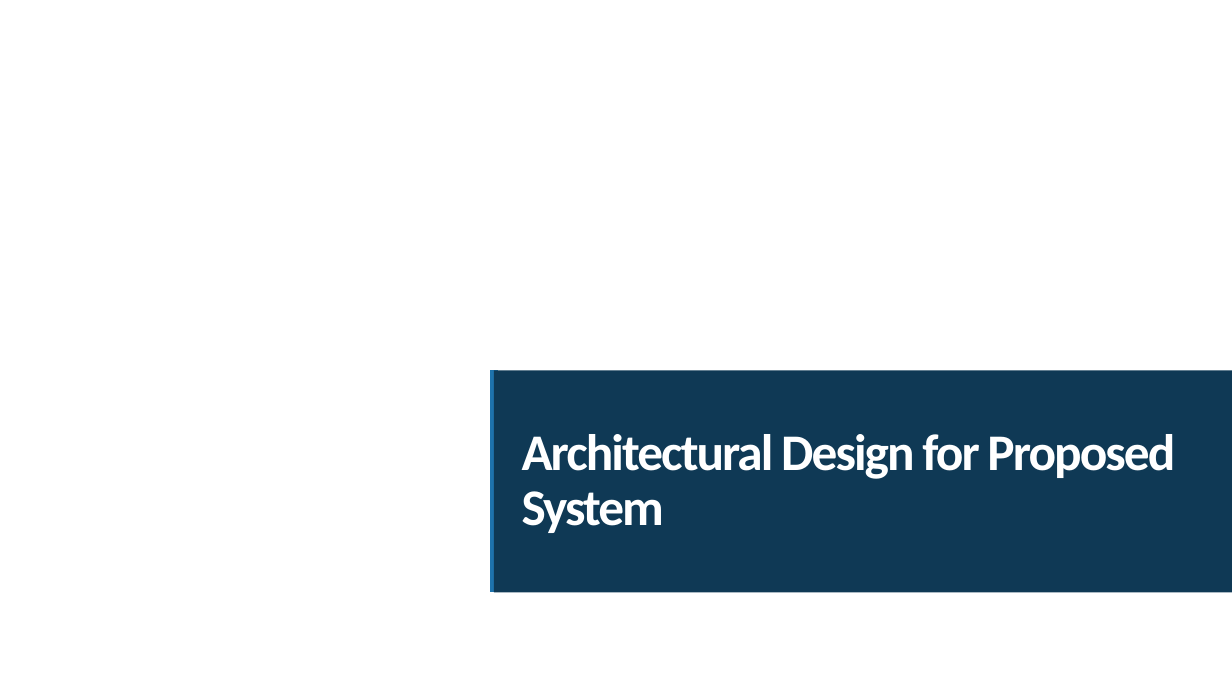
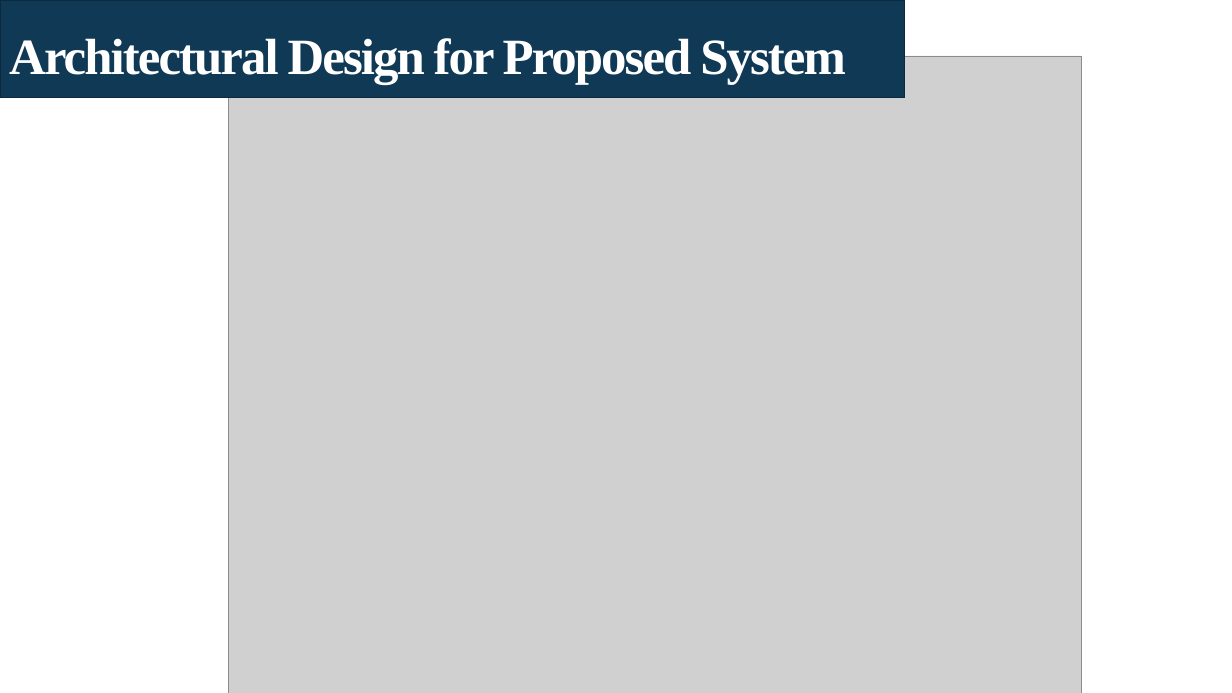
Before and after one commit to 3-idiot/VIRTUAL-CLOTHING-SYSTEM, a slide deck: slide 6 of doc/PPT/VIRTUAL CLOTHING SYSTEM (v1).pptx. Drawn at 1232x693 pixels with LibreOffice and Linux fonts; fonts in the diff are those of the drawing; grey boxes stand for pictures; background and template pictures are left out. Boxes give left, top, right and bottom in pixels: in the first picture for what was removed or moved away, otherwise in the second. Text is boxed around its words. In the diff, an @@ line names an element or a change of style, - is before the commit and + after.

```diff
--- a/doc/PPT/VIRTUAL CLOTHING SYSTEM (v1).pptx
+++ b/doc/PPT/VIRTUAL CLOTHING SYSTEM (v1).pptx
@@ rectangle added at box(0, 0, 905, 98), fill #0F3955, outline #0B2A3F 1 pt @@
@@ title "Architectural Design for Proposed System": place and size @@
-title "Architectural Design for Proposed System" at box(494, 371, 1232, 592)
+title "Architectural Design for Proposed System" at box(9, 38, 846, 84)
@@ title "Architectural Design for Proposed System" at box(9, 38, 846, 84): size 40 to 39.6 pt, font Calibri to Times New Roman; fill #0F3955 to none @@
@@ picture added at box(229, 56, 1082, 693) @@
@@ line removed from (494, 592) to (494, 371) @@
```
Also in this commit, not shown: 6 other slides changed, 4 slides added, 2 slides removed, 3 other files.
